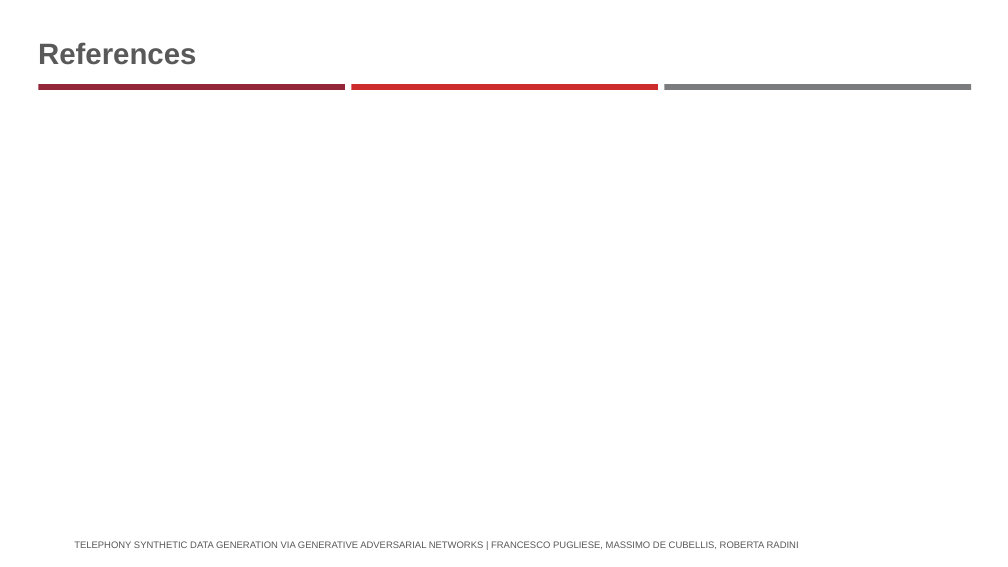
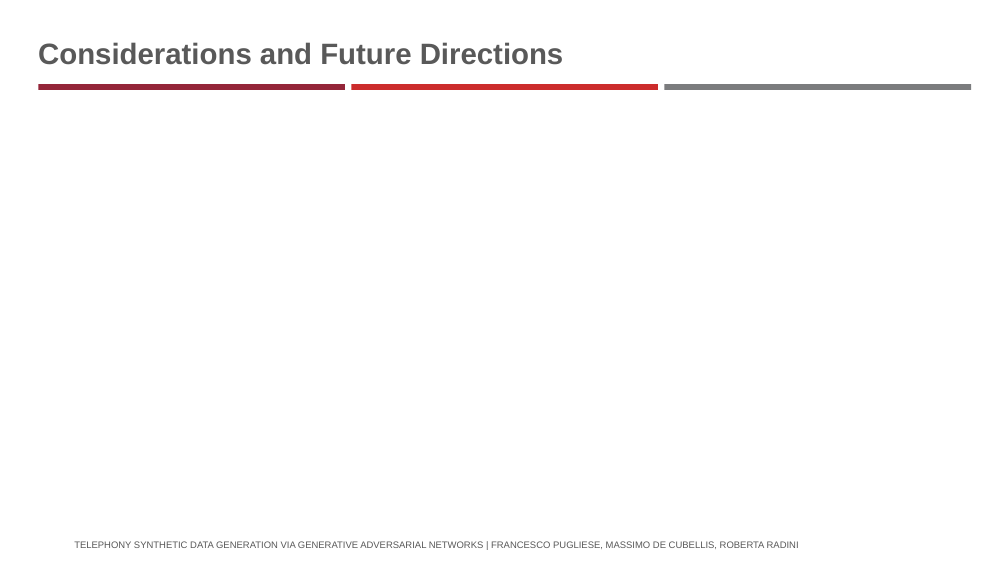
Before and after one commit to istat-methodology/Synthetic_Data, a slide deck: slide 20 of Presentations/Dati Sintetici di telefonia_V2-FUSION.pptx (slide 19 before the commit). Drawn at 1008x567 pixels with LibreOffice and Linux fonts; fonts in the diff are those of the drawing; background and template pictures are left out. Boxes give left, top, right and bottom in pixels: in the first picture for what was removed or moved away, otherwise in the second. Text is boxed around its words. In the diff, an @@ line names an element or a change of style, - is before the commit and + after.

```diff
--- a/Presentations/Dati Sintetici di telefonia_V2-FUSION.pptx
+++ b/Presentations/Dati Sintetici di telefonia_V2-FUSION.pptx
@@ title at (38, 42, 564, 65): text changed @@
-References
+Considerations and Future Directions
```
Also in this commit, not shown: 5 other slides changed, 2 slides added, 1 other file.
